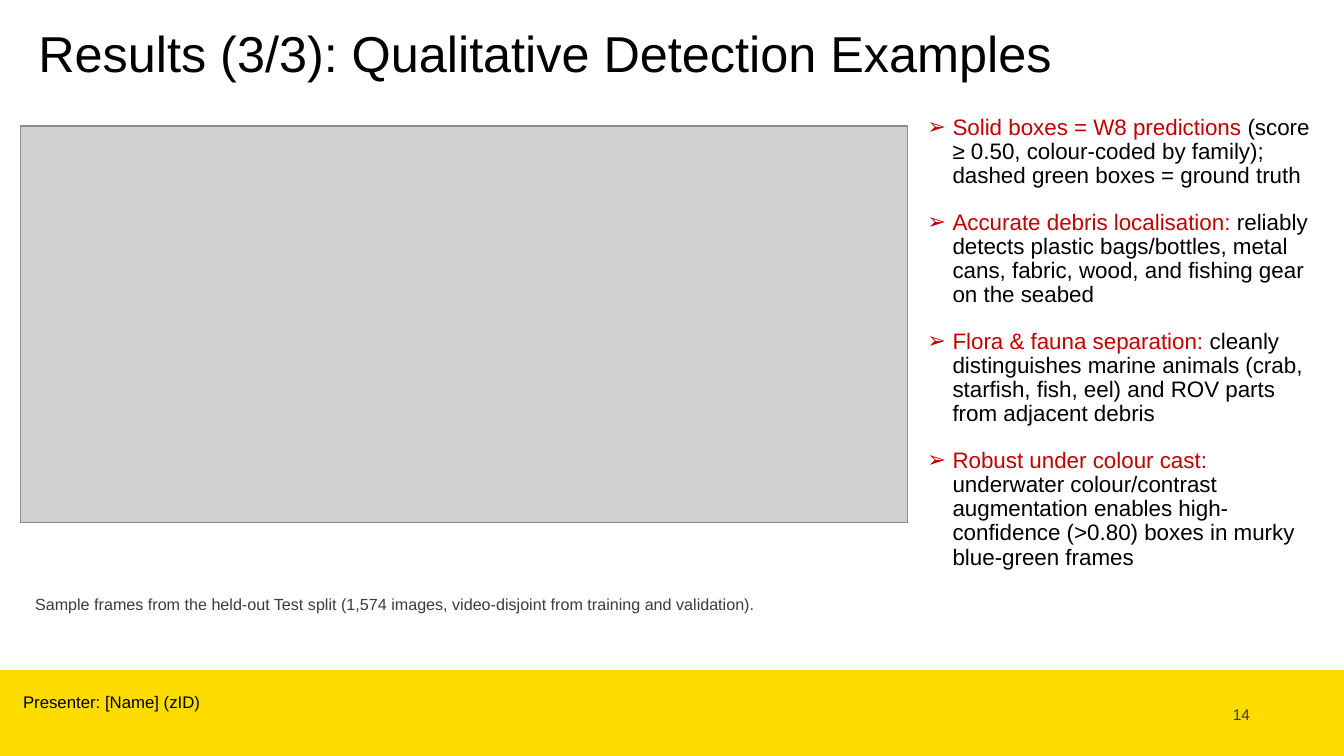
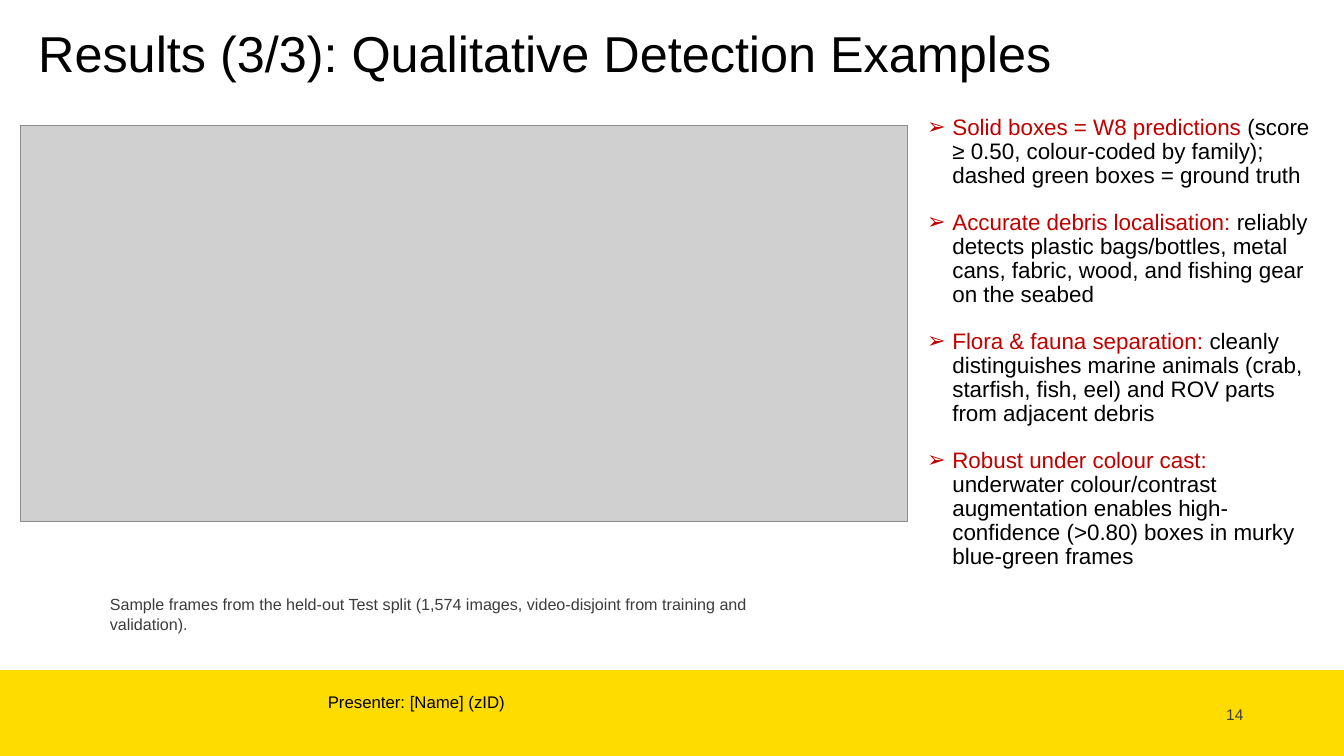
Before and after one commit to Shiz-b/asterik, a slide deck: slide 14 of COMP9444_Presentation_Asterik_and_Obelix.pptx. Drawn at 1344x756 pixels with LibreOffice and Linux fonts; fonts in the diff are those of the drawing; grey boxes stand for pictures; background and template pictures are left out. Boxes give left, top, right and bottom in pixels: in the first picture for what was removed or moved away, otherwise in the second. Text is boxed around its words. In the diff, an @@ line names an element or a change of style, - is before the commit and + after.

```diff
--- a/COMP9444_Presentation_Asterik_and_Obelix.pptx
+++ b/COMP9444_Presentation_Asterik_and_Obelix.pptx
@@ text "Sample frames from the held-out ..." rewrapped from (35,598,754,614) to (110,598,747,614) @@
@@ text "Presenter: [Name] (zID)": place and size @@
-text "Presenter: [Name] (zID)" at (23,696,200,712)
+text "Presenter: [Name] (zID)" at (328,696,504,712)
@@ text "14": place and size @@
-text "14" at (1233,709,1250,720)
+text "14" at (1226,709,1243,720)
```
Also in this commit, not shown: 15 other slides changed, 1 slide added, 1 slide removed, 6 other files.
